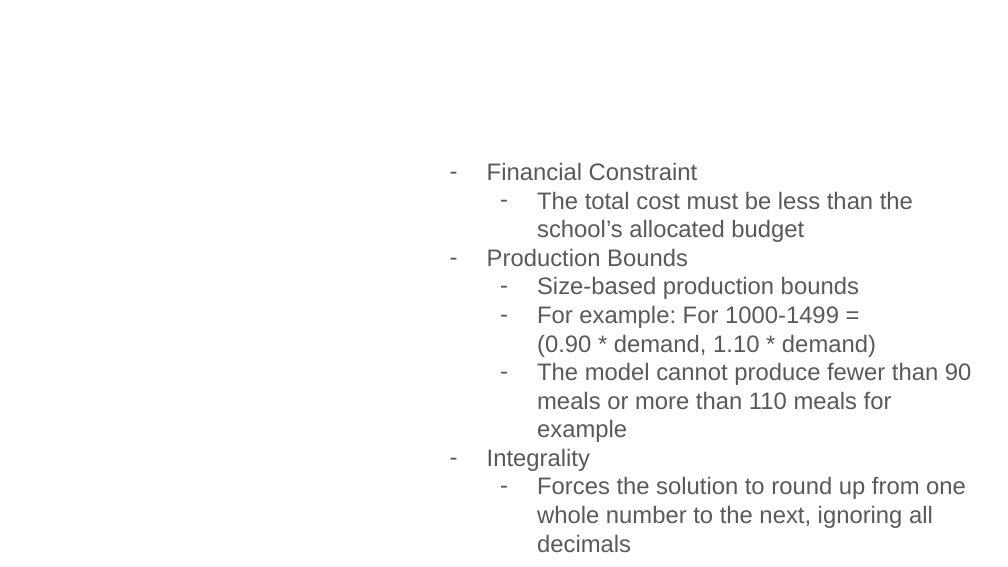
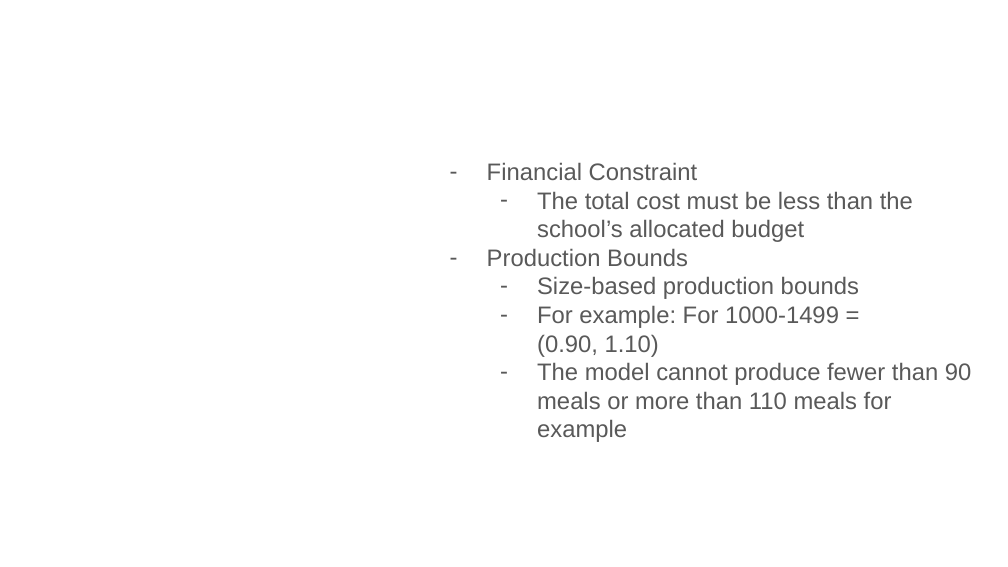
Before and after one commit to JupiK9/fall-2025-group2, a slide deck: slide 17 of presentation/Capstone Final Presentation.pptx (slide 10 before the commit). Drawn at 1008x567 pixels with LibreOffice and Linux fonts; fonts in the diff are those of the drawing; background and template pictures are left out. Boxes give left, top, right and bottom in pixels: in the first picture for what was removed or moved away, otherwise in the second. Text is boxed around its words. In the diff, an @@ line names an element or a change of style, - is before the commit and + after.

```diff
--- a/presentation/Capstone Final Presentation.pptx
+++ b/presentation/Capstone Final Presentation.pptx
@@ text at (537, 334, 659, 357): text changed @@
-(0.90 * demand, 1.10 * demand)
+(0.90, 1.10)
@@ text at (487, 448, 966, 552): paragraphs removed @@
-– Integrality
-  – Forces the solution to round up from one whole number to the next, ignoring all decimals
```
Also in this commit, not shown: 5 other slides changed, 12 slides added, 5 slides removed.
